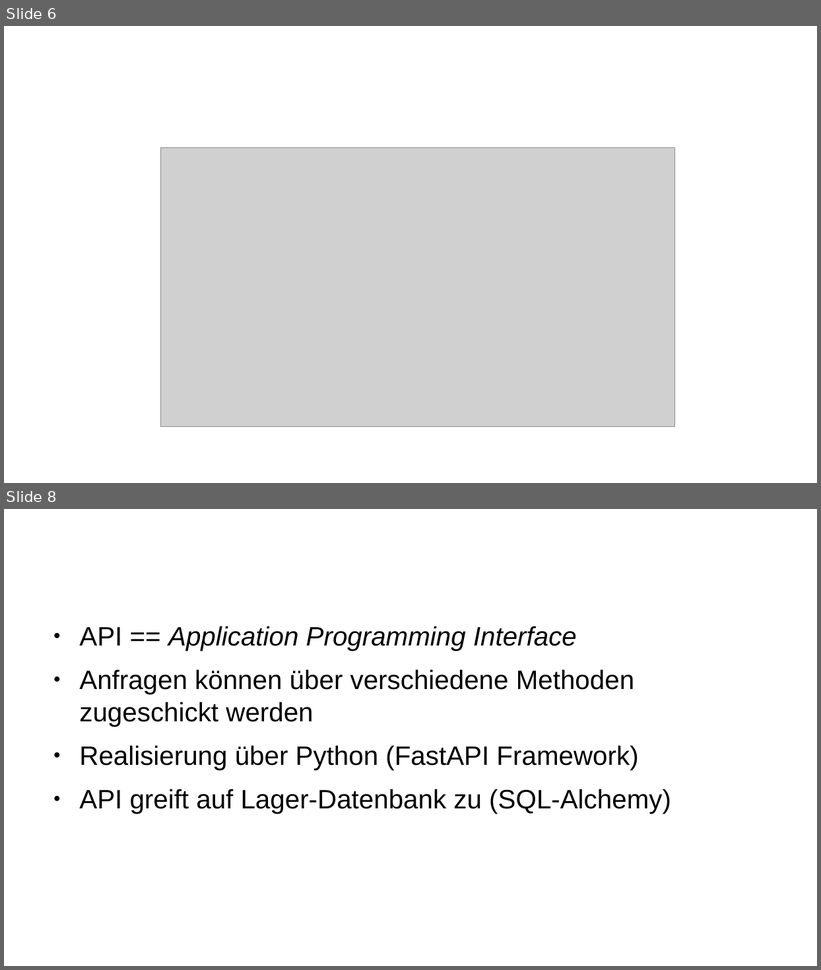
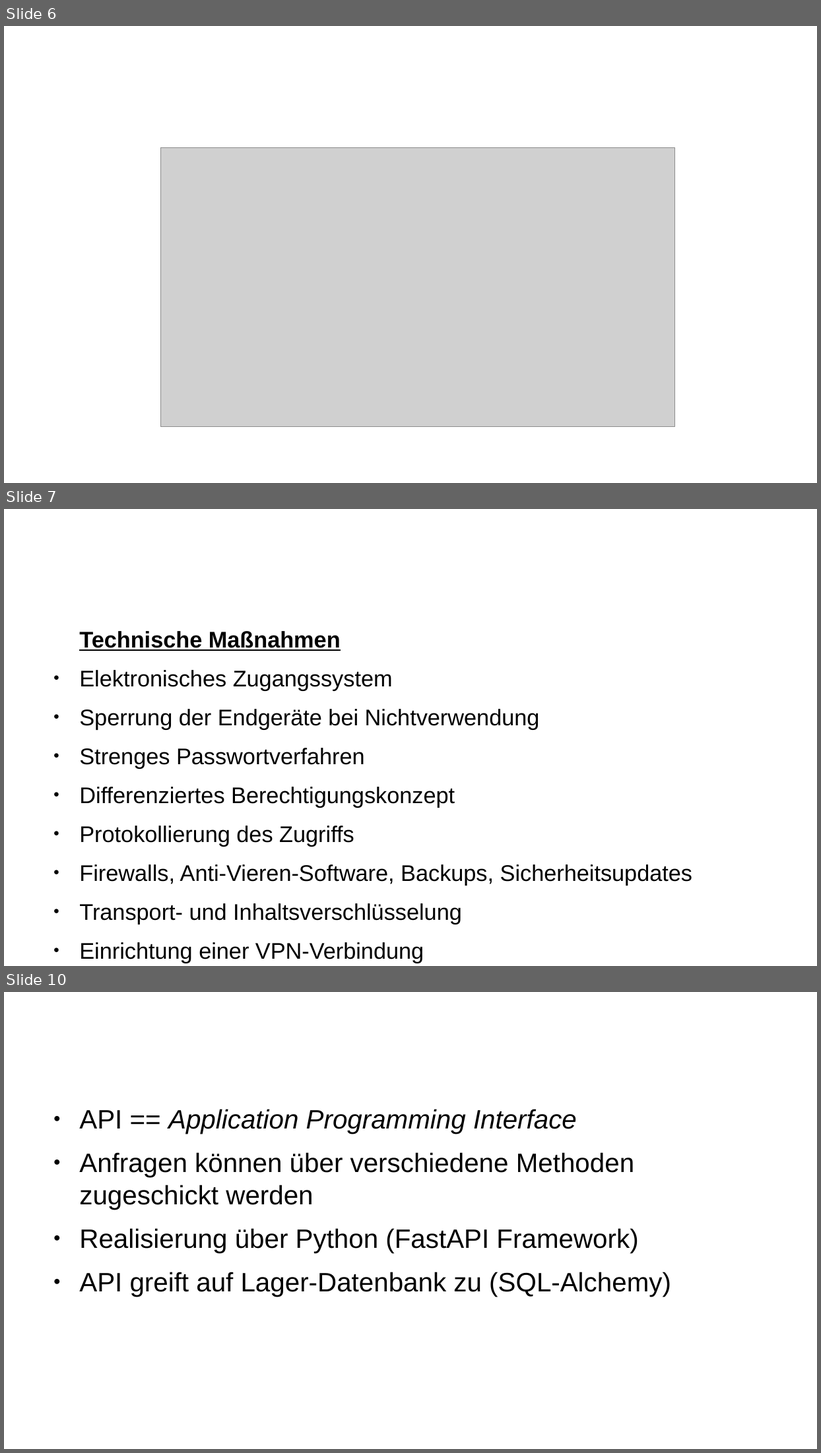
Before and after one commit to peterLERNSAX/softwaredd, a slide deck: softwaredd.odp. Shown one above the other, each under a label of ours: slides 6 and 8 before the commit, slides 6, 7 and 10 after it; the slides between them are not shown. The pictures are 821x970 and 821x1453 pixels, drawn with LibreOffice and Linux fonts; fonts in the diff are those of the drawing; grey boxes stand for pictures; background and template pictures are left out. Boxes give left, top, right and bottom in pixels: in the first picture for what was removed or moved away, otherwise in the second. Text is boxed around its words. In the diff, an @@ line names an element or a change of style, - is before the commit and + after.

```diff
--- a/softwaredd.odp
+++ b/softwaredd.odp
@@ slide 7 added at <box>4,509,817,966</box>, background #FFFFFF @@
@@ title added at <box>44,527,611,602</box>, 35.7 pt, text #FFFFFF @@
+IT-Sicherheitskonzept
@@ text added at <box>79,631,692,963</box>, 22.1 pt, text #000000 @@
+Technische Maßnahmen
+● Elektronisches Zugangssystem
+● Sperrung der Endgeräte bei Nichtverwendung
+● Strenges Passwortverfahren
+● Differenziertes Berechtigungskonzept
+● Protokollierung des Zugriffs
+● Firewalls, Anti-Vieren-Software, Backups, Sicherheitsupdates
+● Transport- und Inhaltsverschlüsselung
+● Einrichtung einer VPN-Verbindung
@@ what was slide 8 is now slide 10 @@
```
Also in this commit, not shown: 1 slide changed, 1 other slide added.
